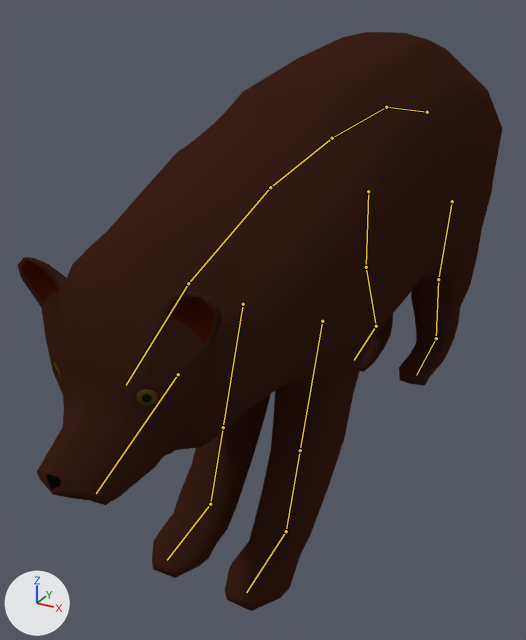
Two versions of the Blender file Content/Environment/Animals/Bear/Skeletal/SK_Bear_001.blend, one commit apart.
Rendered twice from a 50 mm camera at (1.16, -2.61, 1.92) aimed at (-0.15, -0.23, 0.73). Lighting does not change. The marker at lower left points along +X, +Y and +Z. The bones that bend it are drawn over the model as lines.

Objects in the first picture: 'Bear'.
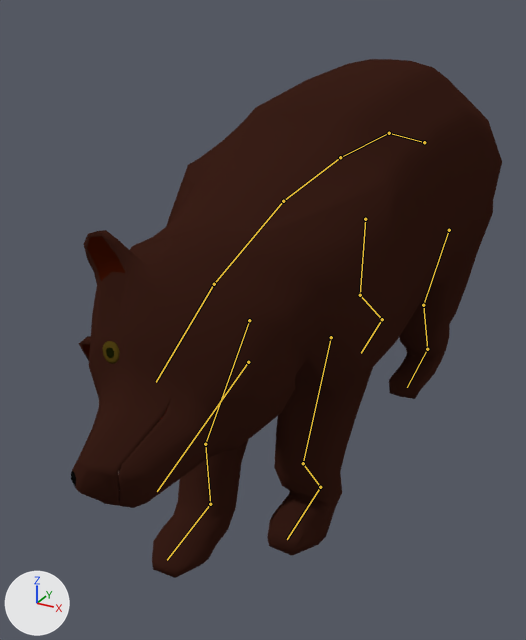
The newer file adds an action. The first version stands in its rest pose; the second is drawn at frame 16 of the action 'IdleLoop_02'.

Location of each change, (x1, y1, x2, y2) in pixels of the pictures (526 x 640 px):
'Bear', posed (11% narrower, 10% shorter): before (18, 32, 502, 611); after (71, 59, 502, 578)
bone 'Spine_04', root to tip: before (427, 112) to (386, 107); after (424, 142) to (389, 133)
bone 'Spine_01', root to tip: before (270, 187) to (188, 283); after (283, 201) to (214, 284)
bone 'Head', root to tip: before (188, 283) to (126, 385); after (214, 284) to (156, 382)

The change in detail:
Bone 'Spine_04' (bone_spine_04) moves from (0.0, 0.0, 0.0) to (0.0, -0.02, 0.131).
Bone 'Spine_04' (bone_spine_04) turns from (0, 0, 0) to (-4, 0, -2) degrees about its own x, y and z.
Bone 'Spine_01' (bone_spine_01) turns from (0, 0, 0) to (3, -1, 3) degrees about its own x, y and z.
Bone 'Head' (bone_head) turns from (0, 0, 0) to (0, 71, 0) degrees about its own x, y and z.
Bone 'FrontLeg_IK.L' (bone_frontleg_ik_l) moves from (0.0, 0.0, 0.0) to (0.0, 0.26, 0.0).
Bone 'BackLeg_IK.L' (bone_backleg_ik_l) moves from (0.0, 0.0, 0.0) to (0.0, -0.136, 0.001).
Bone 'BackLeg_IK.R' (bone_backleg_ik_r) moves from (0.0, 0.0, 0.0) to (0.0, 0.09, -0.001).
